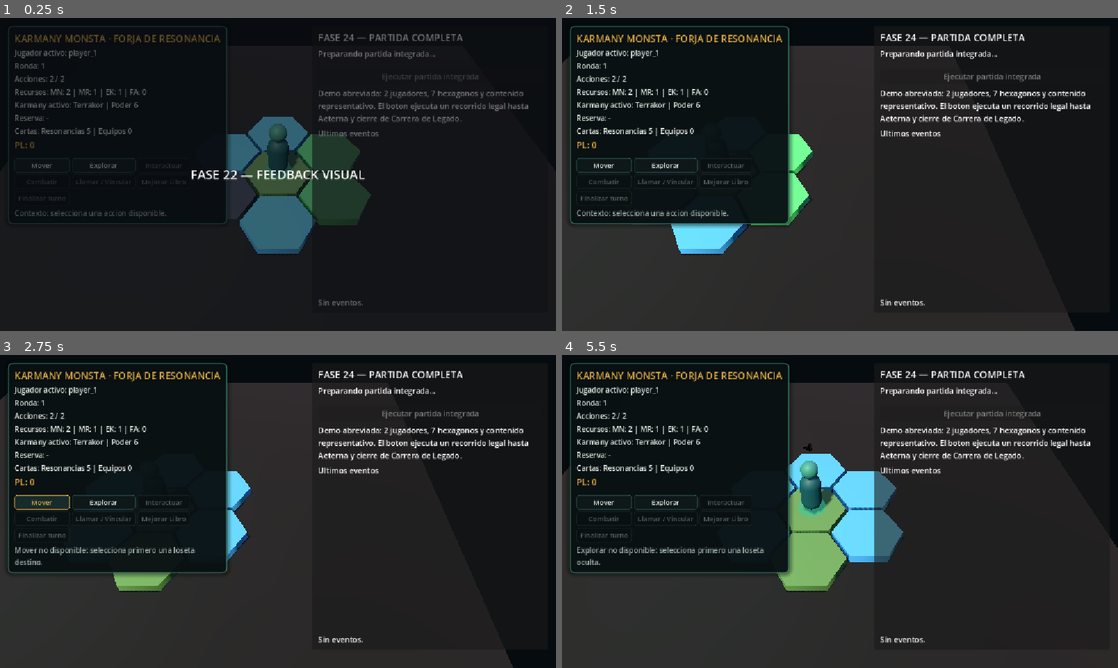
Above: before the commit, frames 1-4 (two rows, left to right).
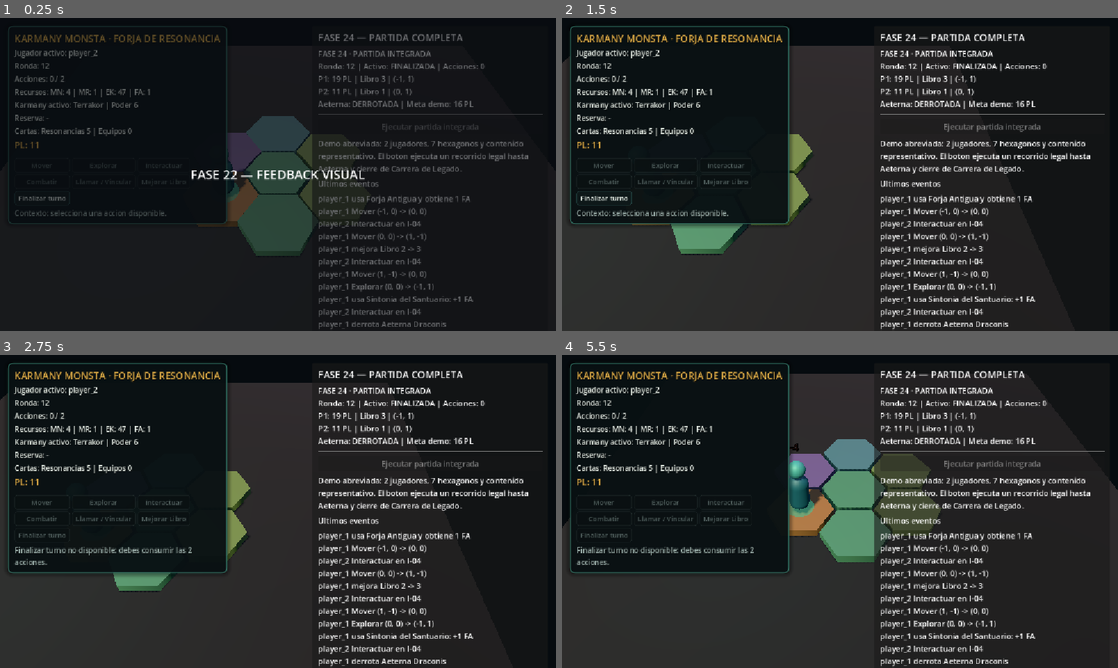
Above: after the commit, the same moments.

Repository: axenoban/Karmany-monsta
Game: Godot game, scene res://tests/phase_24_full_match_integration_test.tscn
Same seed, same stepped clock (60 frames per second), same inputs: the game is played once before the commit and once after it. This scene is started directly instead of the project's main scene.
Inputs (mouse positions are in pixels of both pictures, inside the frame that each line leads up to):
- Up to frame 1 (0.25 s): no input
- Up to frame 2 (1.5 s): tap Enter at 0.5 s; move the mouse to (962, 158) at 0.52 s; hold D 0.53-1.25 s; tap M at 0.6 s; click (962, 158) at 0.67 s; drag from (728, 190) to (812, 237) at 1.27 s
- Up to frame 3 (2.75 s): click "Mover" (after the commit: "Finalizar turno") at 2 s
- Up to frame 4 (5.5 s): click (667, 502) at 2.75 s, where only the run before the commit has a clickable "Explorar"; tap Space at 3.5 s; move the mouse to (895, 442) at 3.52 s; hold D 3.53-4.25 s; tap F at 3.6 s; drag from (812, 574) to (673, 464) at 4.27 s; tap Enter at 5 s; move the mouse to (1006, 558) at 5.02 s; hold A from 5.03 s (still down); tap H at 5.1 s

The runs differ from the first frame. In frame 1, 9.7% of the frame differs, in the area x 3-98%, y 10-100%; in frame 2, 9.0%; in frame 3, 9.0%; in frame 4, 17%, in the area x 0-100%, y 6-100%.
Error before the commit: Parse Error: Invalid argument for "call_karmany()" function: argument 3 should be "int" but is "Array[KarmanyData]". (res://scripts/gameplay/match_coordinator.…

Commit message:
fix: align phase 24 Karmany encounter APIs

Diff:
--- a/scripts/gameplay/match_coordinator.gd
+++ b/scripts/gameplay/match_coordinator.gd
@@ -185,12 +185,17 @@
 	selected_index: int,
 	compatible_rank: int
 ) -> KarmanyEncounterResult:
+	if player == null or board_state == null:
+		return _encounter_error(KarmanyEncounterResult.Status.INVALID_REQUEST, "Jugador o tablero invalido para Llamar Karmany.")
+	var source_coord: Vector2i = player.current_coord
 	var result := encounter_resolver.call_karmany(
 		player,
-		player.current_coord,
+		source_coord,
+		compatible_rank,
 		candidate_cards,
 		selected_index,
-		compatible_rank
+		board_state.is_revealed(source_coord),
+		board_state.is_blocked_by_beast(source_coord)
 	)
 	if result.is_success() and result.encounter != null:
 		var called_data: KarmanyData = result.encounter.get_karmany_data()
@@ -200,10 +205,15 @@
 
 
 func bond_visible_by_payment(player: KarmanyPlayerState) -> KarmanyEncounterResult:
+	if player == null:
+		return _encounter_error(KarmanyEncounterResult.Status.INVALID_REQUEST, "Jugador invalido para Vincular.")
 	var state := get_book_state(player.player_id)
 	if state == null or not state.can_hold_karmany_count(player.get_linked_karmanys().size() + 1):
 		return _encounter_error(KarmanyEncounterResult.Status.ROSTER_REJECTED, "El Libro no tiene espacio para otro Karmany.")
-	var result := encounter_resolver.bond_by_payment(player, player.current_coord)
+	var visible: Array[KarmanyEncounterState] = encounter_resolver.get_visible_encounters_at(player.current_coord)
+	if visible.size() != 1:
+		return _encounter_error(KarmanyEncounterResult.Status.ENCOUNTER_UNAVAILABLE, "Se requiere exactamente un Karmany visible en la loseta para este flujo de pago.")
+	var result := encounter_resolver.attempt_payment_bond(visible[0], player)
 	if result.is_success() and result.linked_karmany != null:
 		_on_karmany_linked(player, result.linked_karmany)
 	return result
